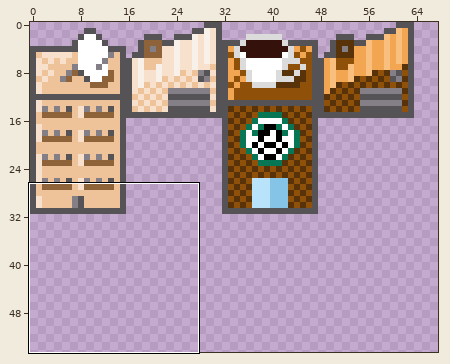
A sprite sheet gets an edit: Project/Game/textures/buildings_cani.png. Above: a wide view before the commit, with the close-up outlined.
Close-up. Old version:
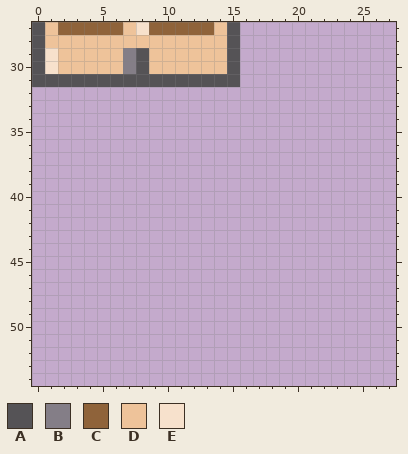
The file is 160x160 pixels. Shown: x 0..27, y 27..54. The wide view leaves out empty margins.
Palette (. is transparent): A #555356  B #847e87  C #8f633a  D #eec39a  E #f7e1cc
Pixels before, first column x 0:
27 ADCCCCCDECCCCCDA
28 ADDDDDDDDDDDDDDA
29 AEDDDDDBADDDDDDA
30 AEDDDDDBADDDDDDA
31 AAAAAAAAAAAAAAAA
The result:
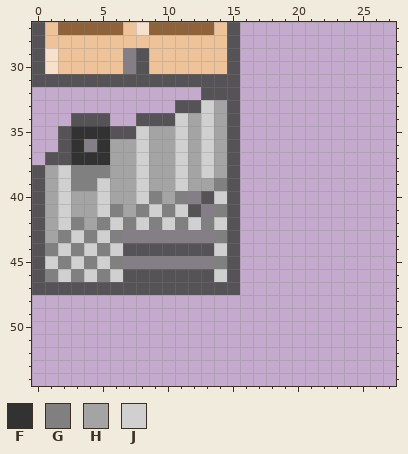
Colours new in this view: F #323232  G #808080  H #a4a4a4  J #d0d0d0
Diff:
Changed rows in their new state; - is an unchanged pixel.
first column x 0:
32 -------------AAA
33 -----------AAJHA
34 ---AAA--AAAJHJHA
35 --AFFFAAJHHJHJHA
36 --AFBFHHJHHJHJHA
37 -AAFFFHHJHHJHJHA
38 AHJGGGHHJHHJHJHA
39 AHJGGJHHJHHJHHGA
40 AHJHHJHHJGHGBAJA
41 AHJHHJGHGJGJABGA
42 AHJGHGJGJGJGJGJA
43 AHGJGJGBBBBBBBGA
44 AGJGJGJAAAAAAAJA
45 AJGJGJGBBBBBBBGA
46 AGJGJGJAAAAAAAJA
47 AAAAAAAAAAAAAAAA
Where, in picture pixels (left, top, right, bottom), the same in both close-ups:
added: (32, 87, 240, 295)
